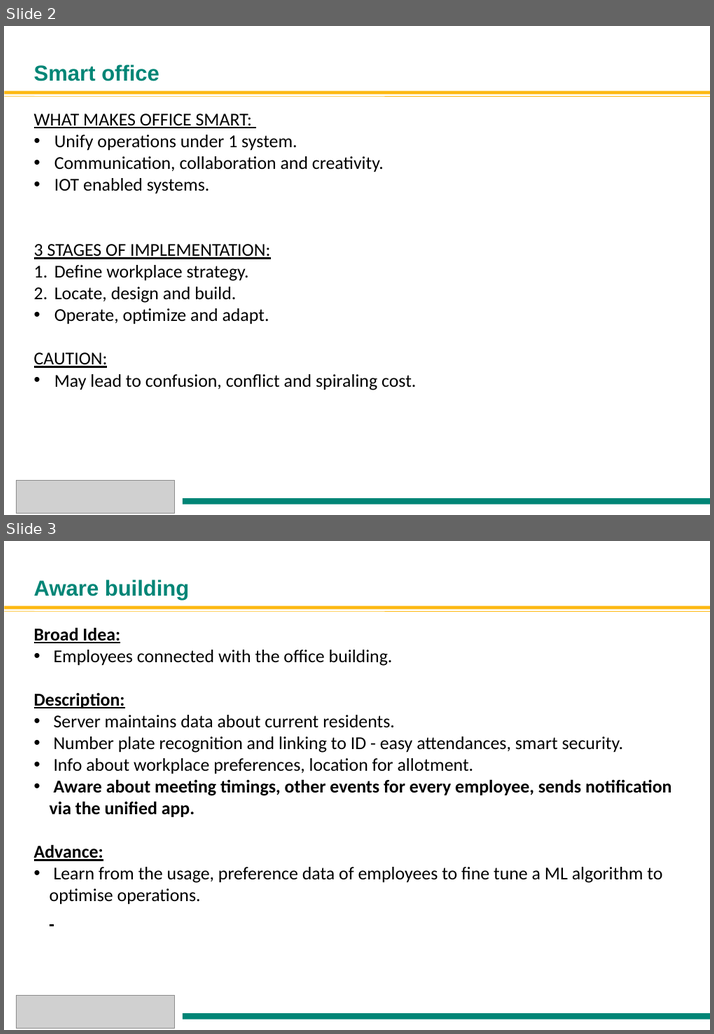
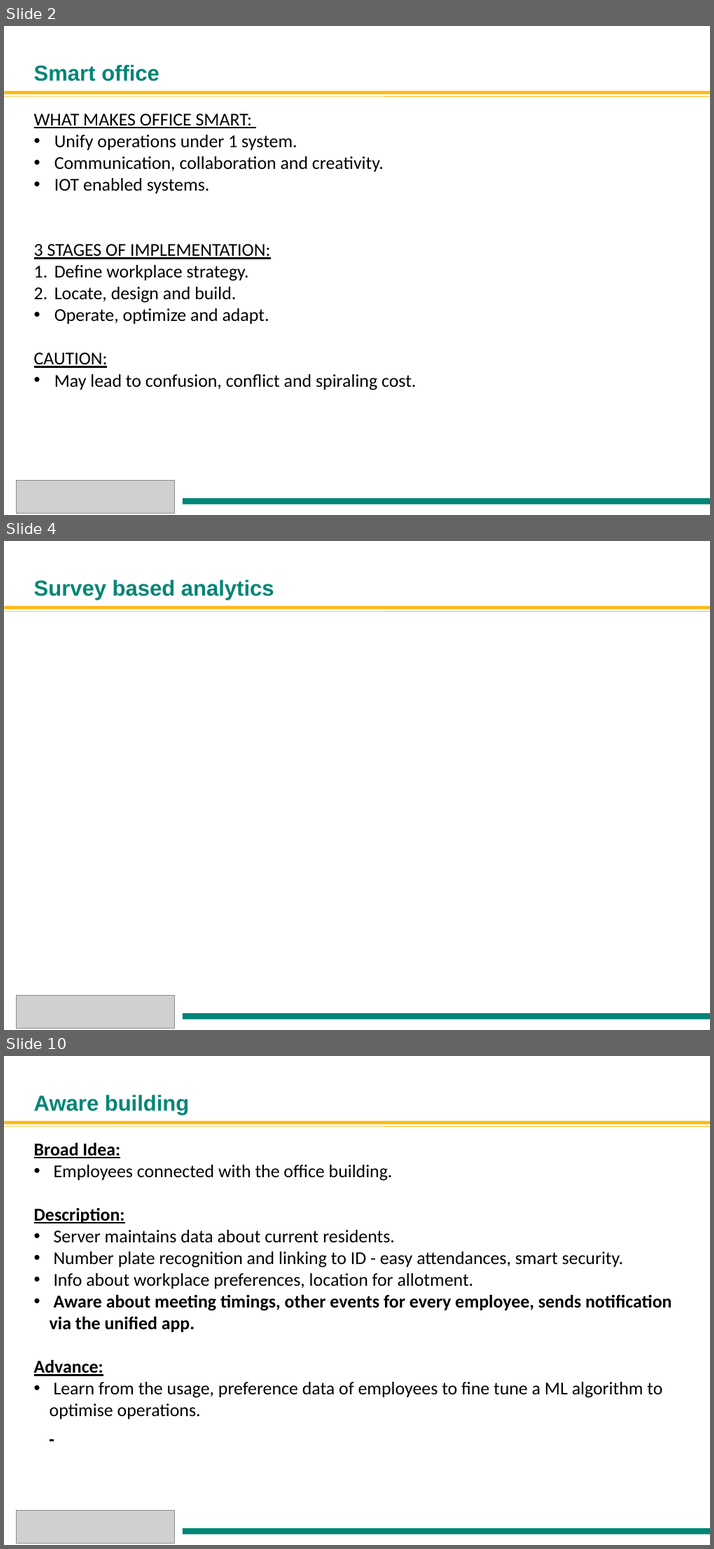
Before and after one commit to Anuragkedia/Anuragkedia.github.io, a slide deck: Smart office2.ppt. Shown one above the other, each under a label of ours: slides 2 and 3 before the commit, slides 2, 4 and 10 after it; the slides between them are not shown. The pictures are 714x1034 and 714x1549 pixels, drawn with LibreOffice and Linux fonts; fonts in the diff are those of the drawing; grey boxes stand for pictures; background and template pictures are left out. Boxes give left, top, right and bottom in pixels: in the first picture for what was removed or moved away, otherwise in the second. Text is boxed around its words. In the diff, an @@ line names an element or a change of style, - is before the commit and + after.

```diff
--- a/Smart office2.ppt
+++ b/Smart office2.ppt
@@ slide 4 added at <box>4,541,710,1030</box>, background #FFFFFF @@
@@ title added at <box>34,579,274,600</box>, 24 pt, text #008576, bold @@
+Survey based analytics
@@ rectangle added at <box>4,606,709,610</box>, fill #FDB913 @@
@@ line added from (4, 611) to (709, 611), #FDB913 0.51 pt @@
@@ picture added at <box>17,995,176,1028</box> @@
@@ rectangle added at <box>182,1012,709,1018</box>, fill #008576 @@
@@ what was slide 3 is now slide 10 @@
```
Also in this commit, not shown: 7 slides changed, 8 other slides added, 6 slides removed.
